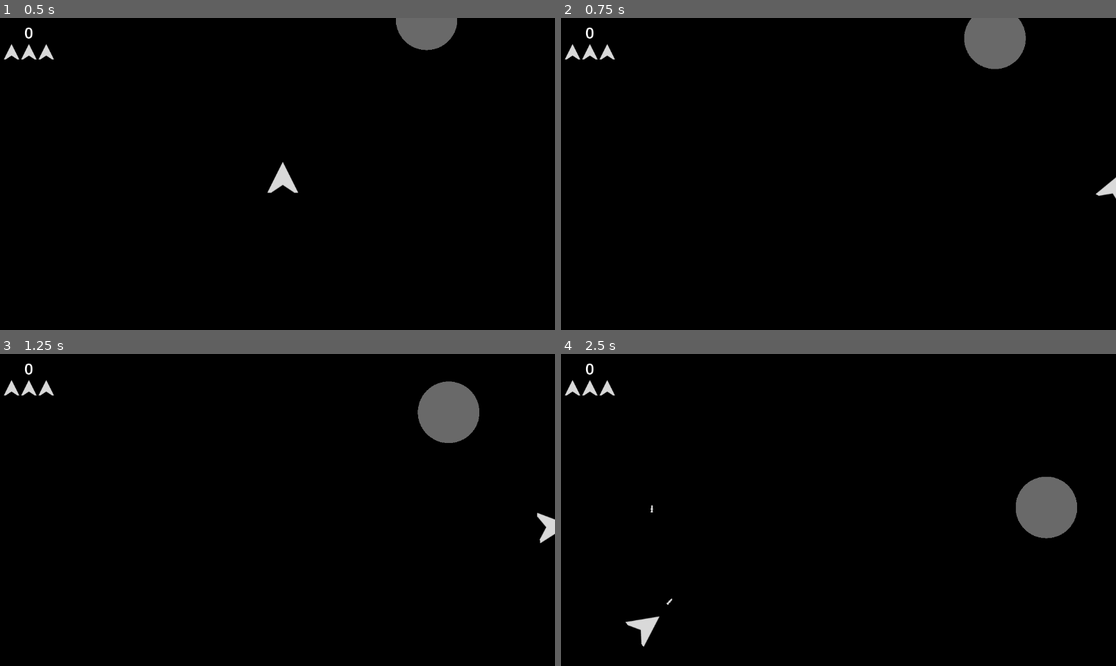
Above: before the commit, frames 1-4 (two rows, left to right).
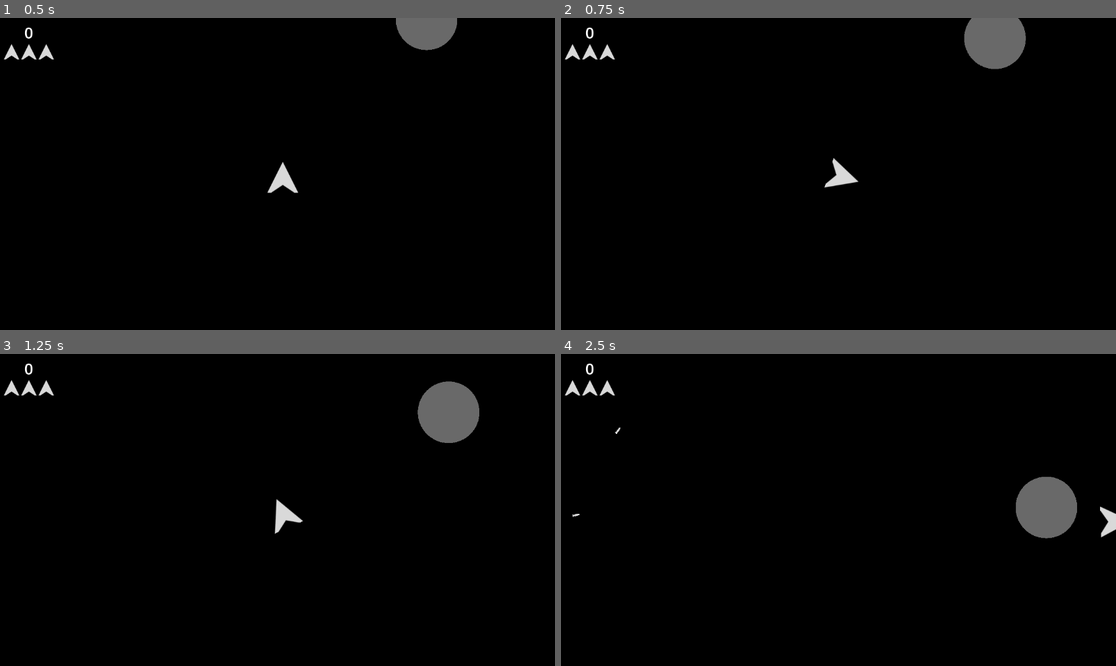
Above: after the commit, the same moments.

Repository: DevlinRocha/asteroids
Game: Godot game, scene res://scenes/main.tscn
The game is run twice, just before and just after one commit, with the same random seed, the same clock (stepped at 60 frames per second) and the same inputs. Sound files missing from this copy of the repository are replaced by a short silence.
Inputs:
- Up to frame 1 (0.5 s): no input
- Up to frame 2 (0.75 s): tap Enter (hyperspace) at 0.5 s; hold D (right) from 0.53 s (still down); tap S (decelerate) at 0.6 s
- Up to frame 3 (1.25 s): keep holding D (right)
- Up to frame 4 (2.5 s): release D (right) at 1.28 s; hold A (left) 1.28-2.03 s; tap Enter (hyperspace) at 1.35 s; hold D (right) from 2.03 s (still down); hold Space (shoot) from 2.03 s (still down)

Frame 1 is identical in both runs. In frame 2, 0.4% of the frame differs, in the area x 47-100%, y 44-58%; in frame 3, 0.4%; in frame 4, 0.5%, in the area x 2-100%, y 23-94%.

Commit message:
hyperspace jumps spin the player ship and make them invulnerable before jumping

Diff:
--- a/scripts/main.gd
+++ b/scripts/main.gd
@@ -61,7 +61,19 @@
 
 
 func _on_player_hyperspace(player: Player) -> void:
-	player.global_position = Vector2(randi_range(0, viewport_size.x), randi_range(0, viewport_size.y))
+	player.collision_layer = 0
+	player.jumping = true
+	player.velocity = Vector2(0, 0)
+
+	var tween = create_tween()
+	tween.tween_property(player, "rotation", player.rotation + 8, 1)
+	tween.tween_property(player, "global_position", Vector2(randi_range(0, viewport_size.x), randi_range(0, viewport_size.y)), 0)
+	tween.tween_callback(
+		func() -> void:
+			player.jumping = false
+			player.collision_layer = 1
+			tween.kill()
+	)
 
 
 func _on_asteroid_hit(value: int, asteroid: Asteroid) -> void:
